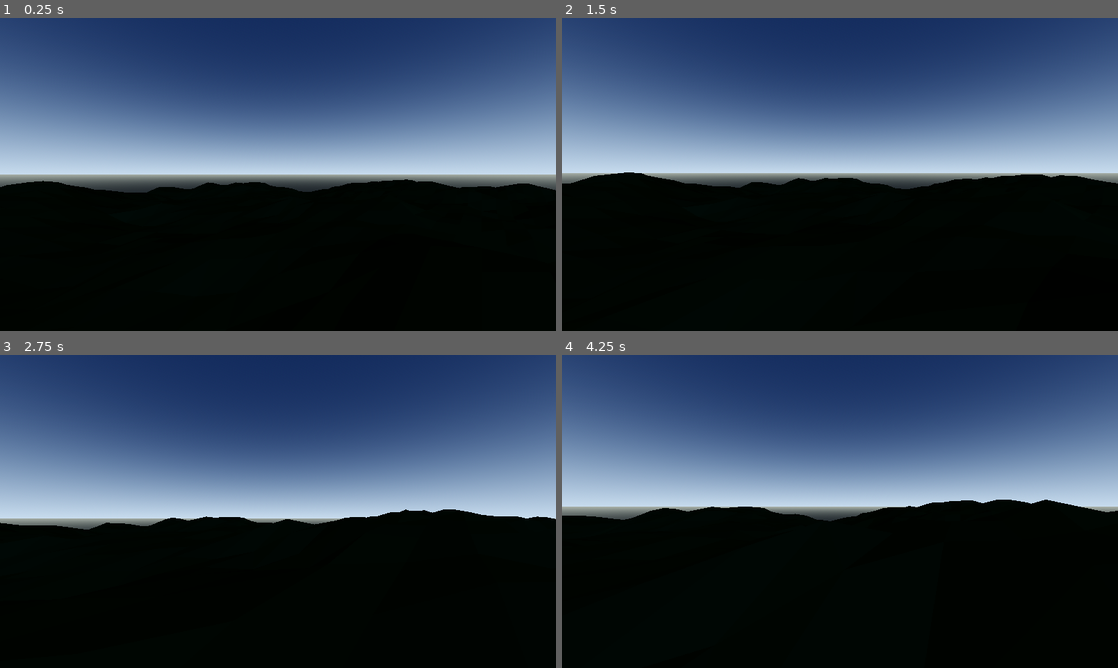
Above: before the commit, frames 1-4 (two rows, left to right).
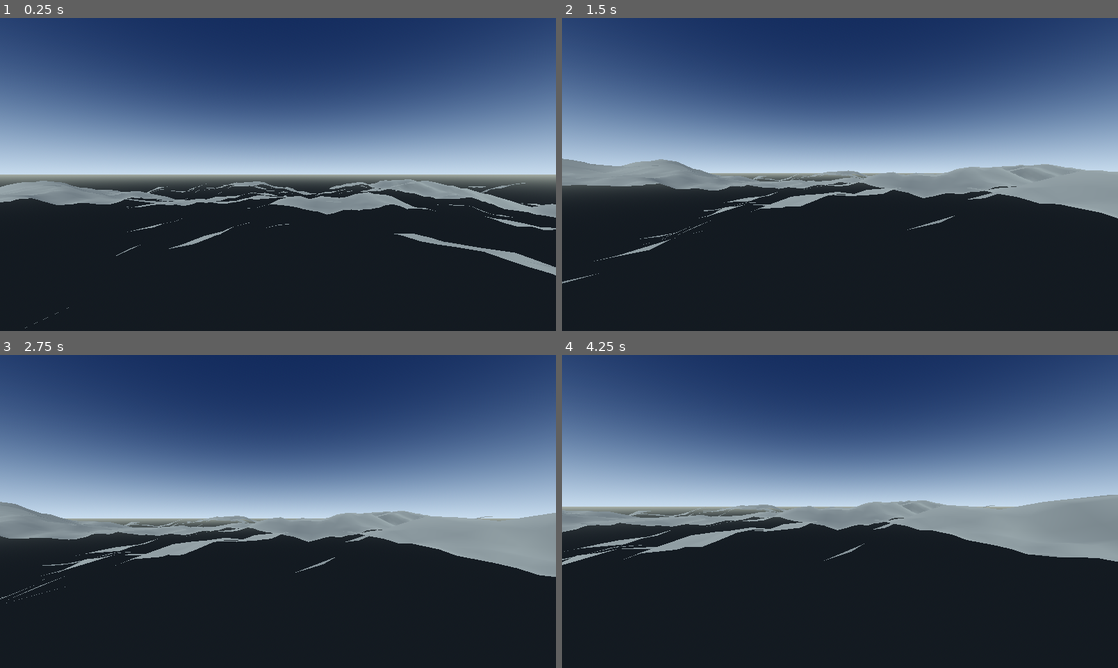
Above: after the commit, the same moments.

Repository: kansation/Space-Exploring-Game
Game: Godot game, scene res://scenes/procedural_terrain.tscn
The game is run twice, just before and just after one commit, with the same random seed, the same clock (stepped at 60 frames per second) and the same inputs.
Inputs (mouse positions are in pixels of both pictures, inside the frame that each line leads up to):
- Up to frame 1 (0.25 s): no input
- Up to frame 2 (1.5 s): tap Enter at 0.5 s; move the mouse to (867, 174) at 0.52 s; hold W (move_forward) from 0.53 s (still down); click (867, 174) at 0.67 s; tap Space (jump) at 0.77 s; move the mouse to (812, 174) at 1.27 s
- Up to frame 3 (2.75 s): keep holding W (move_forward); tap Space (jump) at 1.52 s; move the mouse to (289, 505) at 2.02 s
- Up to frame 4 (4.25 s): keep holding W (move_forward); move the mouse to (834, 517) at 2.77 s; click (834, 517) at 2.92 s; tap Space (jump) at 3.02, 3.77 s; move the mouse to (878, 514) at 3.52 s

The runs differ from the first frame. In frame 1, 46% of the frame differs, in the area x 0-100%, y 51-100%; in frame 2, 51%; in frame 3, 48%; in frame 4, 52%, in the area x 0-100%, y 44-100%.

Commit message:
Fix procedural terrain shading

Diff:
--- a/game/scenes/procedural_terrain.tscn
+++ b/game/scenes/procedural_terrain.tscn
@@ -21,7 +21,7 @@
 tonemap_mode = 2
 
 [sub_resource type="StandardMaterial3D" id="Material_terrain"]
-albedo_color = Color(0.24, 0.36, 0.22, 1)
+albedo_color = Color(0.32, 0.33, 0.3, 1)
 roughness = 1.0
 
 [node name="ProceduralTerrain" type="Node3D"]
--- a/game/scripts/procedural_terrain.gd
+++ b/game/scripts/procedural_terrain.gd
@@ -3,7 +3,7 @@
 @export var seed := 1337
 @export_range(0.5, 12.0, 0.5) var terrain_height := 4.0
 @export_range(0.005, 0.15, 0.005) var noise_scale := 0.035
-@export_range(16, 128, 1) var mesh_resolution := 64
+@export_range(16, 128, 1) var mesh_resolution := 96
 @export var terrain_size := 100.0
 
 @onready var terrain_mesh: MeshInstance3D = $TerrainMesh
@@ -26,19 +26,36 @@
 		for x in range(grid_size):
 			heights[z * grid_size + x] = noise.get_noise_2d(_grid_to_world(x), _grid_to_world(z)) * terrain_height
 
-	var surface_tool := SurfaceTool.new()
-	surface_tool.begin(Mesh.PRIMITIVE_TRIANGLES)
+	var vertices := PackedVector3Array()
+	vertices.resize(grid_size * grid_size)
+	var normals := PackedVector3Array()
+	normals.resize(grid_size * grid_size)
+	for z in range(grid_size):
+		for x in range(grid_size):
+			vertices[z * grid_size + x] = _vertex(x, z, heights, grid_size)
+
+	var indices := PackedInt32Array()
 	var collision_triangles := PackedVector3Array()
 	for z in range(mesh_resolution):
 		for x in range(mesh_resolution):
-			var a := _vertex(x, z, heights, grid_size)
-			var b := _vertex(x + 1, z, heights, grid_size)
-			var c := _vertex(x, z + 1, heights, grid_size)
-			var d := _vertex(x + 1, z + 1, heights, grid_size)
-			_add_triangle(surface_tool, collision_triangles, a, b, c)
-			_add_triangle(surface_tool, collision_triangles, b, d, c)
+			var a := z * grid_size + x
+			var b := z * grid_size + x + 1
+			var c := (z + 1) * grid_size + x
+			var d := (z + 1) * grid_size + x + 1
+			_add_face(indices, normals, vertices, collision_triangles, a, c, b)
+			_add_face(indices, normals, vertices, collision_triangles, b, c, d)
 
-	var mesh := surface_tool.commit()
+	for index in range(normals.size()):
+		normals[index] = normals[index].normalized()
+
+	var mesh_arrays := []
+	mesh_arrays.resize(Mesh.ARRAY_MAX)
+	mesh_arrays[Mesh.ARRAY_VERTEX] = vertices
+	mesh_arrays[Mesh.ARRAY_NORMAL] = normals
+	mesh_arrays[Mesh.ARRAY_INDEX] = indices
+	var mesh := ArrayMesh.new()
+	mesh.add_surface_from_arrays(Mesh.PRIMITIVE_TRIANGLES, mesh_arrays)
+
 	terrain_mesh.mesh = mesh
 	var collision_shape := ConcavePolygonShape3D.new()
 	collision_shape.data = collision_triangles
@@ -47,17 +64,17 @@
 	var center_height := noise.get_noise_2d(0.0, 0.0) * terrain_height
 	player.position = Vector3(0.0, center_height + 2.0, 0.0)
 
-func _add_triangle(surface_tool: SurfaceTool, collision_triangles: PackedVector3Array, a: Vector3, b: Vector3, c: Vector3) -> void:
-	var normal := (b - a).cross(c - a).normalized()
-	surface_tool.set_normal(normal)
-	surface_tool.add_vertex(a)
-	surface_tool.set_normal(normal)
-	surface_tool.add_vertex(b)
-	surface_tool.set_normal(normal)
-	surface_tool.add_vertex(c)
-	collision_triangles.append(a)
-	collision_triangles.append(b)
-	collision_triangles.append(c)
+func _add_face(indices: PackedInt32Array, normals: PackedVector3Array, vertices: PackedVector3Array, collision_triangles: PackedVector3Array, a: int, b: int, c: int) -> void:
+	indices.append(a)
+	indices.append(b)
+	indices.append(c)
+	var normal := (vertices[b] - vertices[a]).cross(vertices[c] - vertices[a])
+	normals[a] += normal
+	normals[b] += normal
+	normals[c] += normal
+	collision_triangles.append(vertices[a])
+	collision_triangles.append(vertices[b])
+	collision_triangles.append(vertices[c])
 
 func _vertex(x: int, z: int, heights: PackedFloat32Array, grid_size: int) -> Vector3:
 	return Vector3(_grid_to_world(x), heights[z * grid_size + x], _grid_to_world(z))
Not shown, changed: docs/Technical-Production-Plan.md
